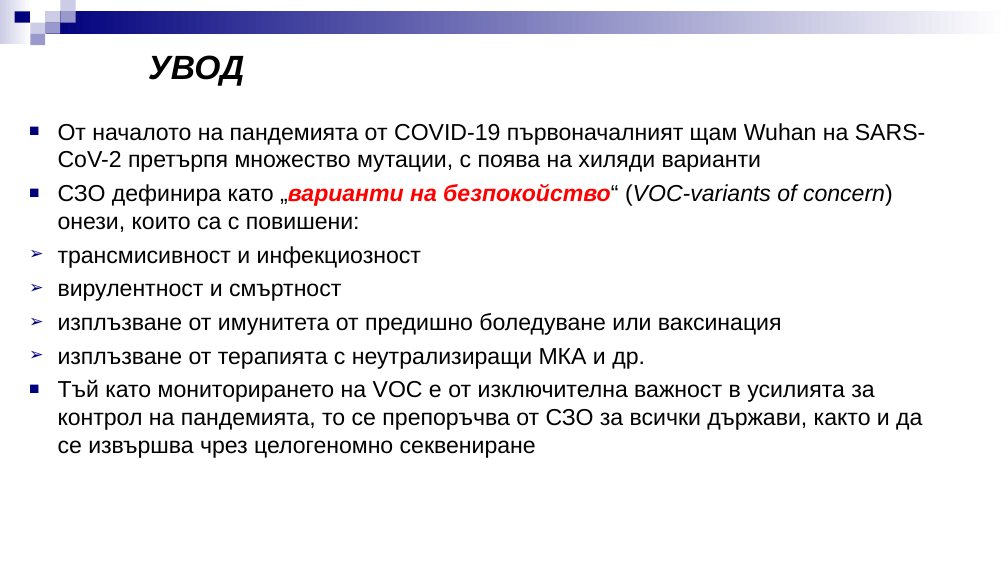
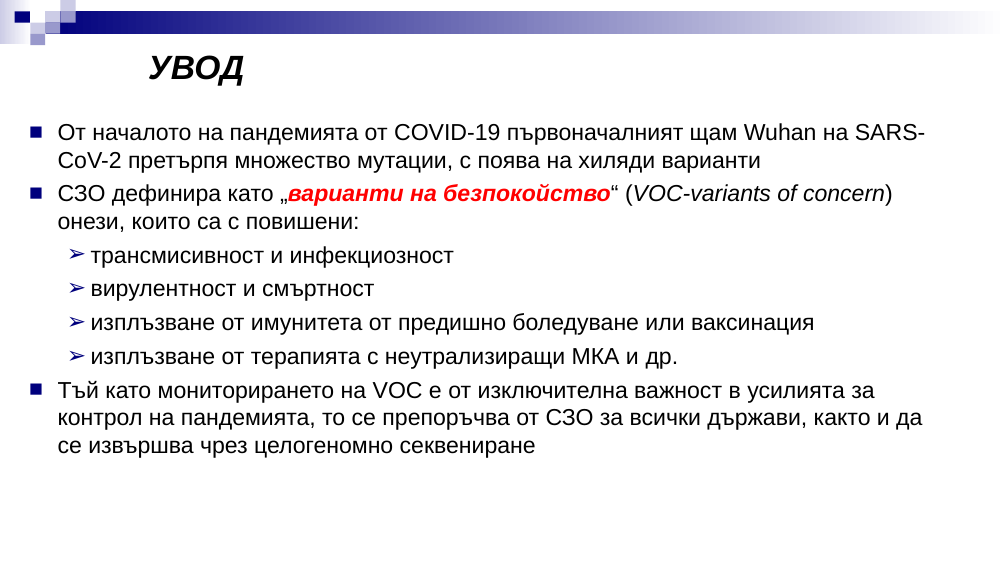
Before and after one commit to kostadinoff/2022-09-15_atanasova_bam, a slide deck: slide 2 of docs/ОМИКРОН-успокоение или предизвикателство-БАМ 2022.ppt. Drawn at 1008x567 pixels with LibreOffice and Linux fonts; fonts in the diff are those of the drawing. Boxes give left, top, right and bottom in pixels: in the first picture for what was removed or moved away, otherwise in the second. Text is boxed around its words. In the diff, an @@ line names an element or a change of style, - is before the commit and + after.

```diff
--- a/docs/ОМИКРОН-успокоение или предизвикателство-БАМ 2022.ppt
+++ b/docs/ОМИКРОН-успокоение или предизвикателство-БАМ 2022.ppt
@@ text "От началото на пандемията от ..." at (58, 123, 925, 458): list level 1 to 2 in "трансмисивност и инфекциозност"; list level 1 to 2 in "вирулентност и смъртност"; list level 1 to 2 in "изплъзване от имунитета от предишно ..."; list level 1 to 2 in "изплъзване от терапията с неутрализиращи ..." @@
```
Also in this commit, not shown: 18 other slides changed, 3 slides added, 2 slides removed, 5 other files.
